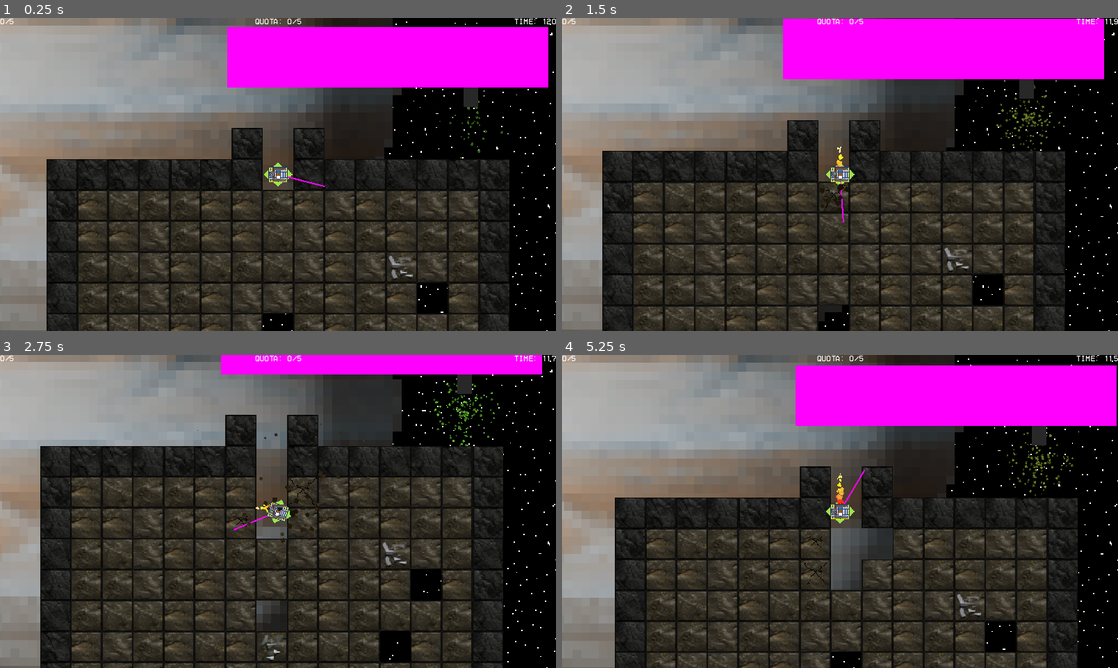
Above: before the commit, frames 1-4 (two rows, left to right).
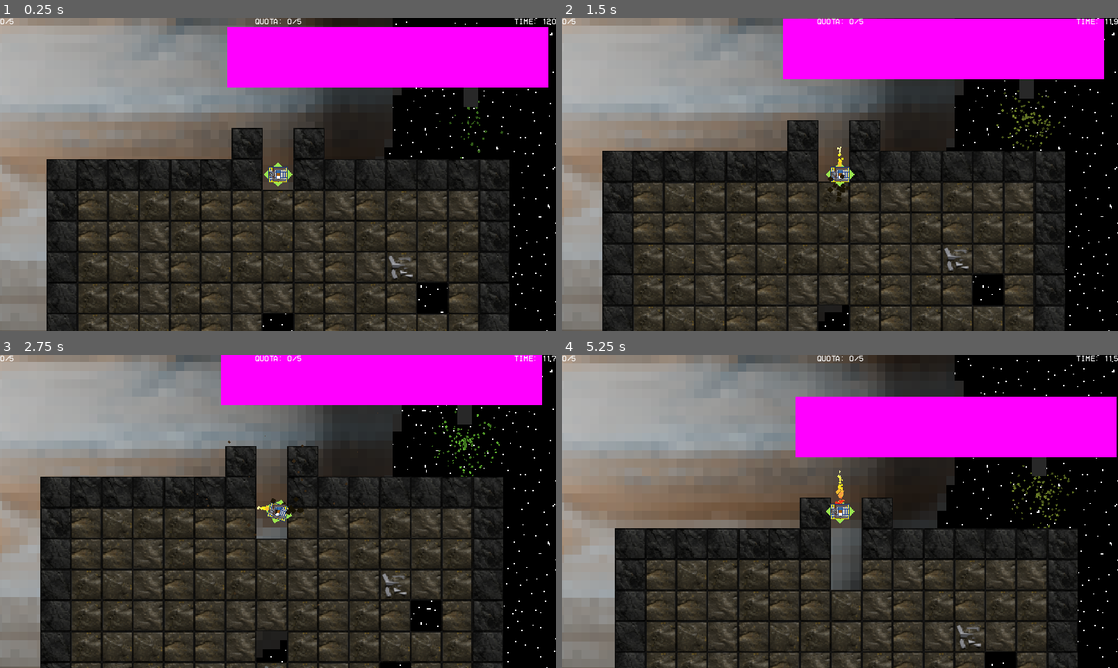
Above: after the commit, the same moments.

Repository: MissionToPsyche-Iridium/iridium_21q_web_game-csu
Game: Godot game, scene res://Scenes/pre.tscn
Same seed, same stepped clock (60 frames per second), same inputs: the game is played once before the commit and once after it.
Inputs (mouse positions are in pixels of both pictures, inside the frame that each line leads up to):
- Up to frame 1 (0.25 s): no input
- Up to frame 2 (1.5 s): move the mouse to (962, 158) at 0.52 s; hold D (right) 0.53-1.28 s; tap Space (Leave) at 0.6, 1.35 s; move the mouse to (728, 190) at 1.27 s; hold S (down) from 1.28 s (still down)
- Up to frame 3 (2.75 s): move the mouse to (333, 442) at 2.02 s; release S (down) at 2.03 s; hold D (right) from 2.03 s (still down); tap Space (Leave) at 2.1 s
- Up to frame 4 (5.25 s): move the mouse to (812, 574) at 2.77 s; release D (right) at 2.78 s; hold W (up) 2.78-3.53 s; tap Space (Leave) every 0.75 s from 2.85 to 5.1 s; move the mouse to (1006, 558) at 3.52 s; hold A (left) 3.53-5.03 s; move the mouse to (673, 464) at 4.27 s; move the mouse to (867, 511) at 5.02 s; hold S (down) from 5.03 s (still down)

The runs differ from the first frame. In frame 1, less than 0.1% of the frame differs, in the area x 51-59%, y 50-54%; in frame 2, 0.3%; in frame 3, 21%; in frame 4, 25%, in the area x 0-100%, y 1-100%.

Commit message:
Changed sweeper to Pluto

Diff:
--- /dev/null
+++ b/Assets/items/advanced/defs/pluto.gd
@@ -0,0 +1,14 @@
+class_name Pluto
+extends AdvancedItem
+
+
+
+func _init() -> void:
+	name = "Pluto"
+	tooltip = "It's a planet in our hearts..."
+	effecttext = ["[color=green]Adds a orbital planet[/color] to the drone that damages blocks around it."]
+	rarity = 2
+	sprite = preload("res://Assets/items/images/extra/pluto.png")
+	maxstacks = 1
+	price = 10
+	packed = preload("res://Assets/items/advanced/scenes/pluto.tscn")
--- a/Assets/items/advanced/defs/sweeper.gd
+++ /dev/null
@@ -1,14 +0,0 @@
-class_name Sweeper
-extends AdvancedItem
-
-
-
-func _init() -> void:
-	name = "Sweeper"
-	tooltip = "For round two..."
-	effecttext = ["[color=green]Adds a Sweeper[/color] to the drone that damages blocks around it."]
-	rarity = 2
-	sprite = null
-	maxstacks = 1
-	price = 10
-	packed = preload("res://Assets/items/advanced/scenes/sweeper.tscn")
--- /dev/null
+++ b/Assets/items/advanced/scenes/pluto.tscn
@@ -0,0 +1,36 @@
+[gd_scene load_steps=5 format=3 uid="uid://c4kkcxkj1e7qf"]
+
+[ext_resource type="Script" path="res://Assets/items/advanced/scripts/f_pluto_rot.gd" id="1_763ik"]
+[ext_resource type="Script" path="res://Assets/items/advanced/scripts/f_pluto.gd" id="2_jtmhg"]
+[ext_resource type="Texture2D" uid="uid://8xg2m8jy8xy0" path="res://Assets/items/images/extra/pluto.png" id="3_neb01"]
+
+[sub_resource type="CircleShape2D" id="CircleShape2D_jrjrf"]
+
+[node name="Node2D" type="Node2D"]
+script = ExtResource("1_763ik")
+
+[node name="ShapeCast2D" type="ShapeCast2D" parent="."]
+position = Vector2(84, -1.81899e-12)
+rotation = -1.5708
+scale = Vector2(1.72, 1.84)
+shape = SubResource("CircleShape2D_jrjrf")
+target_position = Vector2(0, 0)
+script = ExtResource("2_jtmhg")
+
+[node name="Sprite2D" type="Sprite2D" parent="ShapeCast2D"]
+rotation = -1.5708
+scale = Vector2(0.543478, 0.581395)
+texture = ExtResource("3_neb01")
+
+[node name="CPUParticles2D" type="CPUParticles2D" parent="ShapeCast2D/Sprite2D"]
+position = Vector2(1.36289e-17, -1.81899e-12)
+amount = 32
+emission_shape = 1
+emission_sphere_radius = 20.0
+gravity = Vector2(0, 0)
+orbit_velocity_min = -0.5
+orbit_velocity_max = 0.5
+angle_min = -30.0
+angle_max = 90.0
+scale_amount_min = 0.75
+scale_amount_max = 2.0
--- a/Assets/items/advanced/scenes/sweeper.tscn
+++ /dev/null
@@ -1,19 +0,0 @@
-[gd_scene load_steps=4 format=3 uid="uid://c4kkcxkj1e7qf"]
-
-[ext_resource type="Script" path="res://Assets/items/advanced/scripts/f_sweeper.gd" id="1_liihh"]
-
-[sub_resource type="RectangleShape2D" id="RectangleShape2D_7ei8x"]
-size = Vector2(3, 1)
-
-[sub_resource type="PlaceholderTexture2D" id="PlaceholderTexture2D_1knik"]
-
-[node name="ShapeCast2D" type="ShapeCast2D"]
-rotation = -1.5708
-shape = SubResource("RectangleShape2D_7ei8x")
-target_position = Vector2(0, 100)
-script = ExtResource("1_liihh")
-
-[node name="Sprite2D" type="Sprite2D" parent="."]
-position = Vector2(0.0536346, 49.5105)
-scale = Vector2(2.8776, 101.521)
-texture = SubResource("PlaceholderTexture2D_1knik")
--- a/Assets/items/advanced/scripts/f_sweeper.gd
+++ b/Assets/items/advanced/scripts/f_pluto.gd
@@ -1,7 +1,4 @@
 extends ShapeCast2D
-
-
-@onready var rotationspeed: int = 1 #Speed at which the sweeper rotates.
 
 # Called when the node enters the scene tree for the first time.
 func _ready() -> void:
@@ -9,11 +6,9 @@
 
 
 func _physics_process(delta: float) -> void:
-	rotation += rotationspeed * delta #Rotate around the player.
 	if is_colliding():
 		var collisions: int = get_collision_count()
 		for i in range(collisions):
-			print(collisions)
 			var tile = get_collider(i)
 			if tile is Mineable: #custom class from mineable object.
 				#Weird to get tile we wish to remove
--- /dev/null
+++ b/Assets/items/advanced/scripts/f_pluto_rot.gd
@@ -0,0 +1,10 @@
+extends Node2D
+
+@onready var rotationspeed: int = 1 #Speed at which the sweeper rotates.
+
+# Called when the node enters the scene tree for the first time.
+func _ready() -> void:
+	pass # Replace with function body.
+
+func _physics_process(delta: float) -> void:
+	rotation += rotationspeed * delta #Rotate around the player.
--- a/scripts/dronestats.gd
+++ b/scripts/dronestats.gd
@@ -16,7 +16,9 @@
 @onready var rerollcost: int = 5 #Base reroll cost, inc by 2 every reroll.
 @onready var rerollinc: int = 2 #Inc reroll cost.
 
-@onready var boughtitems: Array = [Sweeper.new()] #Array of every item the player owns.
+@onready var boughtitems: Array = []
+#Edit this if you need to test new active items, for example...
+#@onready var boughtitems: Array = [Sweeper.new()]
 #Mostly need this to make sure we respect stack limits, opens design space, etc...
 
 
Binary file added: Assets/items/images/extra/pluto.png
Not shown, added: Assets/items/images/extra/pluto.png.import
